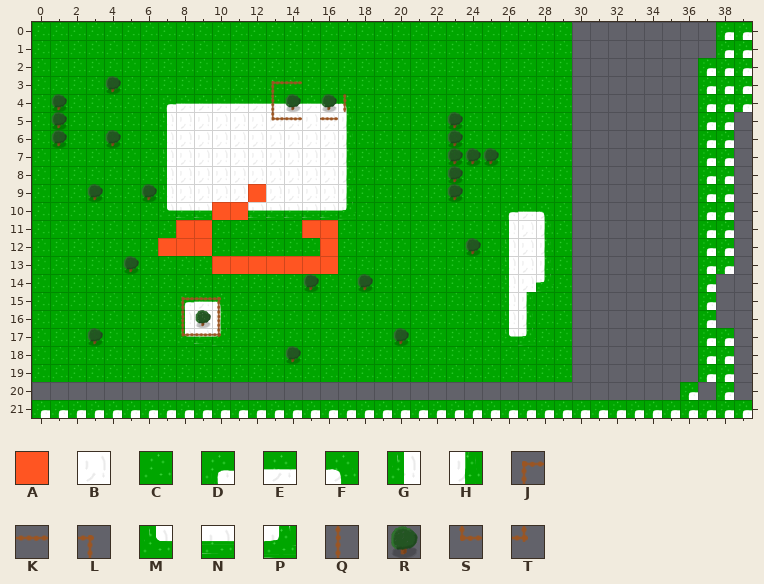
Level history. Tiled map: game2-stuff/maps/map1.tmx. The picture above was drawn from the file before the commit.
Cells are 32x32 px. Shown: x 0..39, y 0..21.
Key: from "collisiontileset": A 0; from "tileset": B 0, C 2, D 12, E 13, F 14, G 20, H 22, J 24, K 25, L 26, M 28, N 29, P 30, Q 32, R 33, S 40, T 42.
_ is an empty cell, # one hidden under a higher layer.
Layer "Kachelebene 1" before, first column x 0:
 0 CCCCCCCCCCCCCCCCCCCCCCCCCCCCCC________DD
 1 CCCCCCCCCCCCCCCCCCCCCCCCCCCCCC________DD
 2 CCCCCCCCCCCCCCCCCCCCCCCCCCCCCC_______DDD
 3 CCCCCCCCCCCCCCCCCCCCCCCCCCCCCC_______DDD
 4 CCCCCCCDEEEEEEEEEFCCCCCCCCCCCC_______DDD
 5 CCCCCCCGBBBBBBBBBHCCCCCCCCCCCC_______DD_
 6 CCCCCCCGBBBBBBBBBHCCCCCCCCCCCC_______DD_
 7 CCCCCCCGBBBBBBBBBHCCCCCCCCCCCC_______DD_
 8 CCCCCCCGBBBBBBBBBHCCCCCCCCCCCC_______DD_
 9 CCCCCCCGBBBB#BBBBHCCCCCCCCCCCC_______DD_
10 CCCCCCCMNN##NNNNNPCCCCCCCCDEFC_______DD_
11 CCCCCCCC##CCCCC##CCCCCCCCCGBHC_______DD_
12 CCCCCCC###CCCCCC#CCCCCCCCCGBHC_______DD_
13 CCCCCCCCCC#######CCCCCCCCCGBHC_______DD_
14 CCCCCCCCCCCCCCCCCCCCCCCCCCGBPC_______D__
15 CCCCCCCCDEFCCCCCCCCCCCCCCCGHCC_______D__
16 CCCCCCCCGBHCCCCCCCCCCCCCCCGHCC_______D__
17 CCCCCCCCMNPCCCCCCCCCCCCCCCMPCC_______DD_
18 CCCCCCCCCCCCCCCCCCCCCCCCCCCCCC_______DD_
19 CCCCCCCCCCCCCCCCCCCCCCCCCCCCCC_______DD_
20 ____________________________________D_D_
21 DDDDDDDDDDDDDDDDDDDDDDDDDDDDDDDDDDDDDDDD
Layer "Kachelebene 2" before, first column x 2:
 0 _____________________
 1 _____________________
 2 _____________________
 3 __R________JK________
 4 ___________QR_RQ_____
 5 ___________SK_K______
 6 __R__________________
 7 _____________________
 8 _____________________
 9 _R__R_____A__________
10 ________AA___________
11 ______AA_____AA______
12 _____AAA______A______
13 ___R____AAAAAAA______
14 _____________R__R____
15 ______JKL____________
16 ______QRQ____________
17 _R____SKT_________R__
18 ____________R________
19 _____________________
20 _____________________
New version:
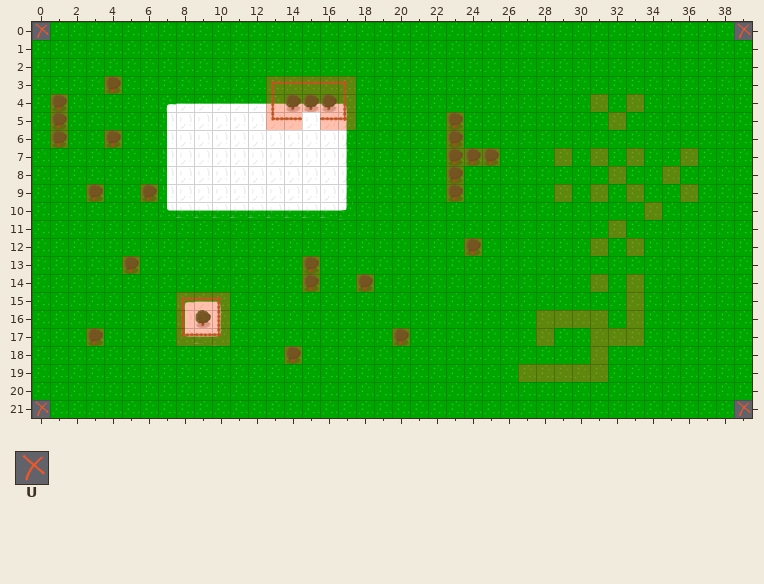
Further tiles: from "tileset": U 3.
Tiles of an added or newly shown layer are drawn over the layers below it.
The exact change:
Layer "Kachelebene 1":
The edit turns tile B into tile C in rows 11 to 14 at x 27.
The edit turns tile D into tile C in row 0 at x 38; in row 1 at x 38 to 39; in rows 2 to 4 at x 37 to 39; in rows 5 to 9 at x 37 to 38; in row 10 at x 26 and 37 to 38; in rows 11 to 13 at x 37 to 38.
The edit turns tile D into tile C in rows 14 to 16 at x 37; in rows 17 to 19 at x 37 to 38; in row 20 at x 36 and 38; in row 21 at x 1 to 38.
The edit turns tile E into tile C in row 10 at x 27.
The edit turns tile F into tile C in row 10 at x 28.
The edit turns tile G into tile C in rows 11 to 16 at x 26.
The edit turns tile H into tile C in rows 11 to 13 at x 28; in rows 15 to 16 at x 27.
The edit turns tile M into tile C in row 17 at x 26.
The edit turns tile P into tile C in row 14 at x 28; in row 17 at x 27.
There is now tile C in rows 0 to 1 at x 30 to 37; in rows 2 to 4 at x 30 to 36; in rows 5 to 13 at x 30 to 36 and 39; in rows 14 to 16 at x 30 to 36 and 38 to 39; in rows 17 to 19 at x 30 to 36 and 39; in row 20 at x 0 to 35, 37 and 39.
The edit turns tile C into tile U in row 0 at x 0.
The edit turns tile D into tile U in row 0 at x 39; in row 21 at x 0 and 39.
Layer "Kachelebene 2":
There is now tile K in row 3 at x 15 to 16.
There is now tile L in row 3 at x 17.
The edit turns tile A into tile R in row 13 at x 15.
There is now tile R in row 4 at x 15.
There is now tile T in row 5 at x 17.
The author cleared tile A in row 9 at x 12; in row 10 at x 10 to 11; in row 11 at x 8 to 9 and 15 to 16; in row 12 at x 7 to 9 and 16; in row 13 at x 10 to 14 and 16.
Layer "collision" (added):
There is now tile A in row 3 at x 4 and 13 to 17; in row 4 at x 1, 13 to 17, 31 and 33; in row 5 at x 1, 13 to 14, 16 to 17, 23 and 32; in row 6 at x 1, 4 and 23; in row 7 at x 23 to 25, 29, 31, 33 and 36; in row 8 at x 23, 32 and 35.
There is now tile A in row 9 at x 3, 6, 23, 29, 31, 33 and 36; in row 10 at x 34; in row 11 at x 32; in row 12 at x 24, 31 and 33; in row 13 at x 5 and 15; in row 14 at x 15, 18, 31 and 33.
There is now tile A in row 15 at x 8 to 10 and 33; in row 16 at x 8 to 10, 28 to 31 and 33; in row 17 at x 3, 8 to 10, 20, 28 and 31 to 33; in row 18 at x 14 and 31; in row 19 at x 27 to 31.
Boxes around the changes in both pictures, in picture pixels (x1, y1, x2, y2):
changed: (32, 22, 752, 418)
